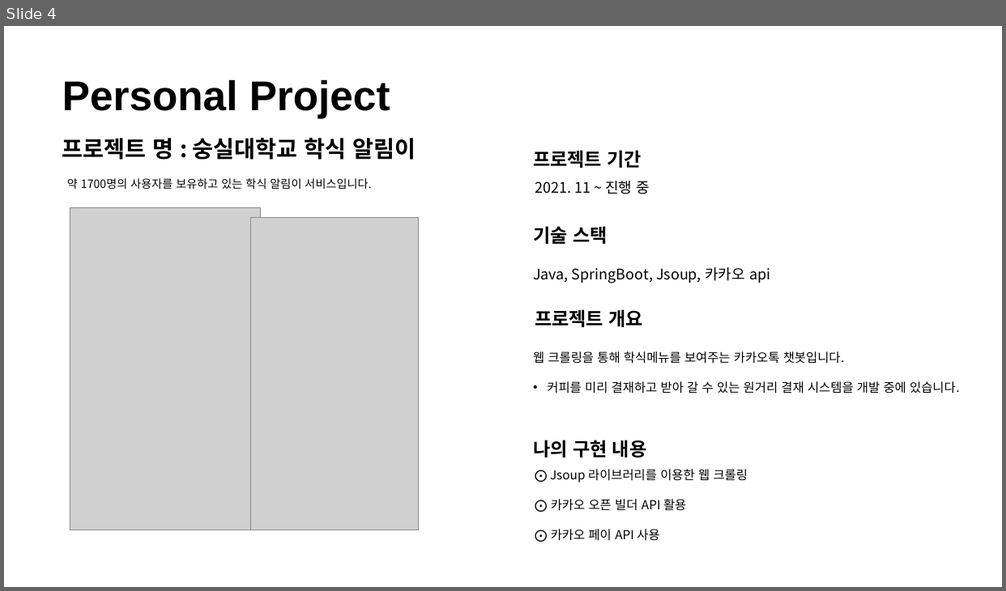
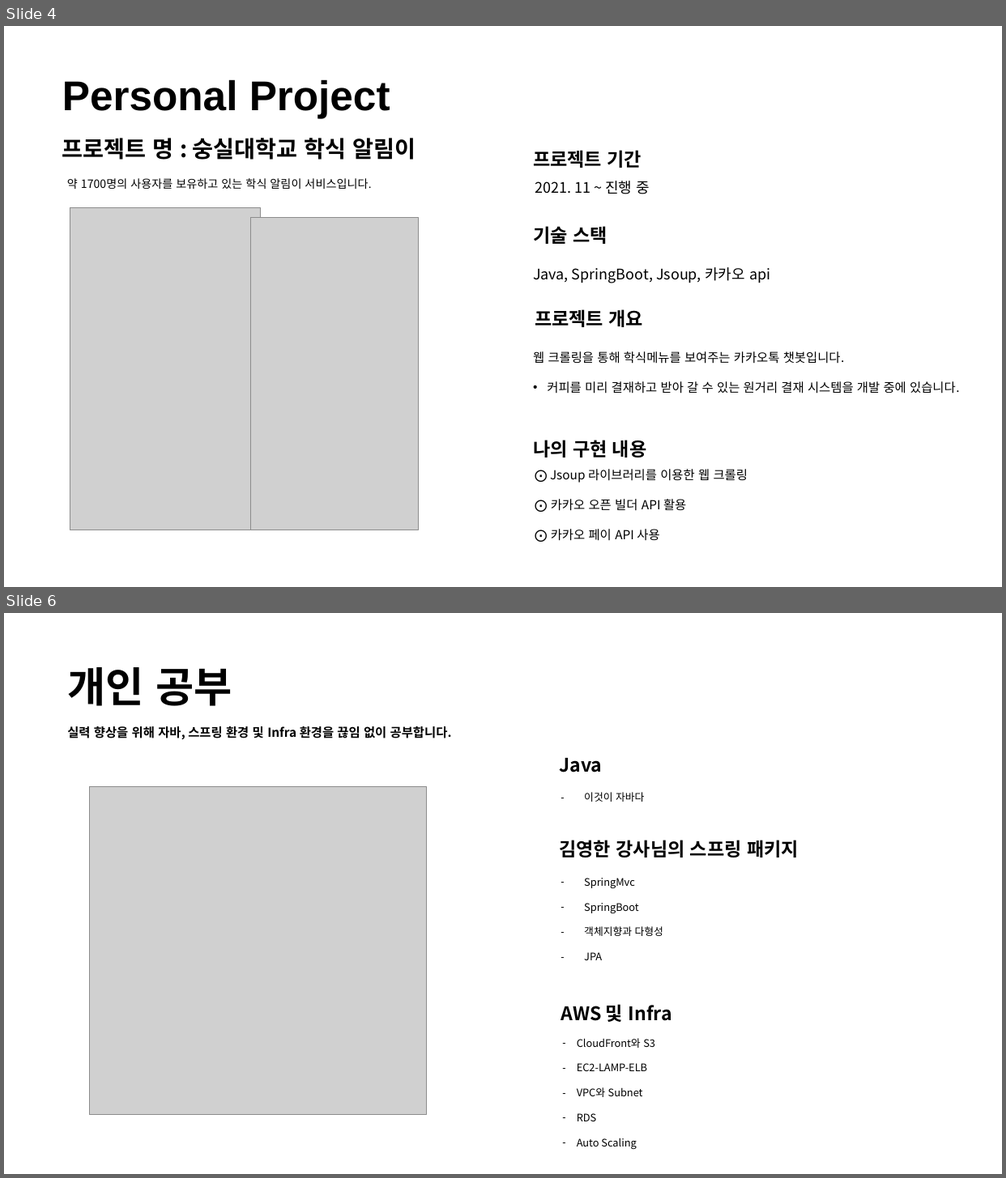
Before and after one commit to ohjinhokor/PortFolio, a slide deck: 오진호 포토폴리오.pptx. Shown one above the other, each under a label of ours: slide 4 before the commit, slides 4 and 6 after it; the slides between them are not shown. The pictures are 1006x591 and 1006x1178 pixels, drawn with LibreOffice and Linux fonts; fonts in the diff are those of the drawing; grey boxes stand for pictures; background and template pictures are left out. Boxes give left, top, right and bottom in pixels: in the first picture for what was removed or moved away, otherwise in the second. Text is boxed around its words. In the diff, an @@ line names an element or a change of style, - is before the commit and + after.

Commit message:
자동화 및 개인공부 추가

```diff
--- a/오진호 포토폴리오.pptx
+++ b/오진호 포토폴리오.pptx
@@ slide 6 added at <box>4,613,1002,1174</box>, background #FFFFFF @@
@@ text added at <box>67,667,232,706</box>, 40 pt, text #000000, bold @@
+개인 공부
@@ text added at <box>67,726,452,739</box>, 12 pt, text #000000, bold @@
+실력 향상을 위해 자바, 스프링 환경 및 Infra 환경을 끊임 없이 공부합니다.
@@ text added at <box>559,758,602,773</box>, 18 pt, text #000000, bold @@
+Java
@@ picture added at <box>89,787,426,1115</box> @@
@@ text added at <box>584,792,644,802</box>, 10 pt, text #000000 @@
+– 이것이 자바다
@@ text added at <box>559,840,799,858</box>, 18 pt, text #000000, bold @@
+김영한 강사님의 스프링 패키지
@@ text added at <box>584,878,663,960</box>, 10 pt, text #000000 @@
+– SpringMvc
+– SpringBoot
+– 객체지향과 다형성
+– JPA
@@ text added at <box>560,1004,672,1022</box>, 18 pt, text #000000, bold @@
+AWS 및 Infra
@@ text added at <box>577,1038,655,1149</box>, 10 pt, text #000000 @@
+– CloudFront와 S3
+– EC2-LAMP-ELB
+– VPC와 Subnet
+– RDS
+– Auto Scaling
```
Also in this commit, not shown: 1 slide changed, 1 other slide added, 1 other file.
